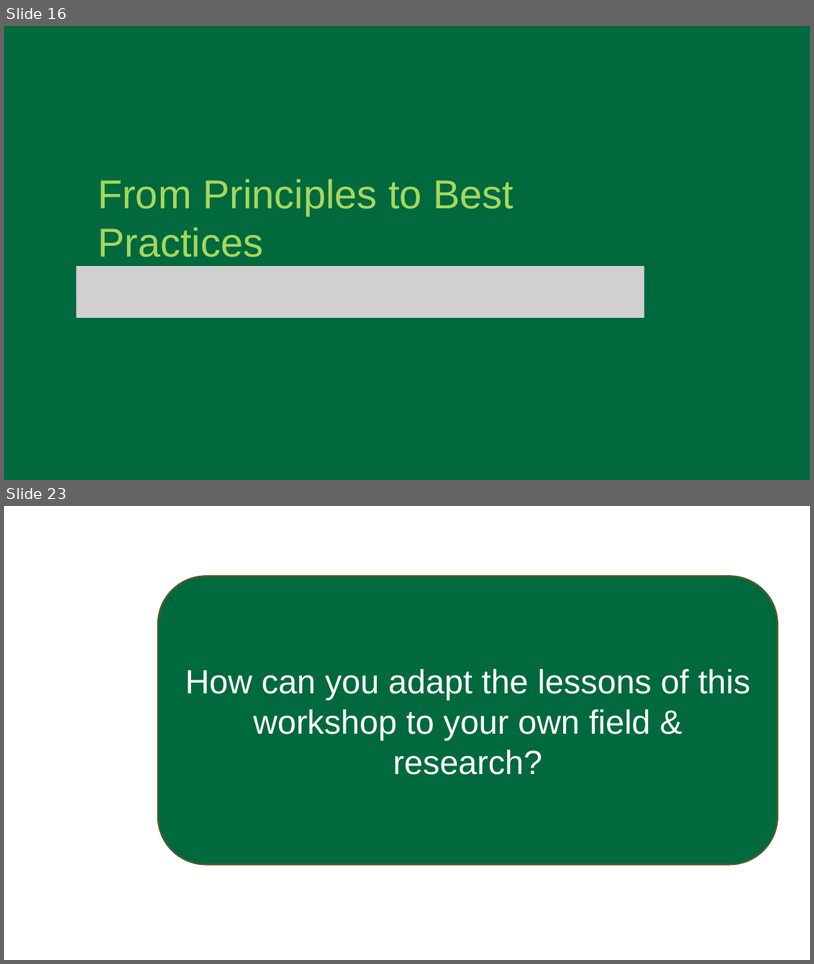
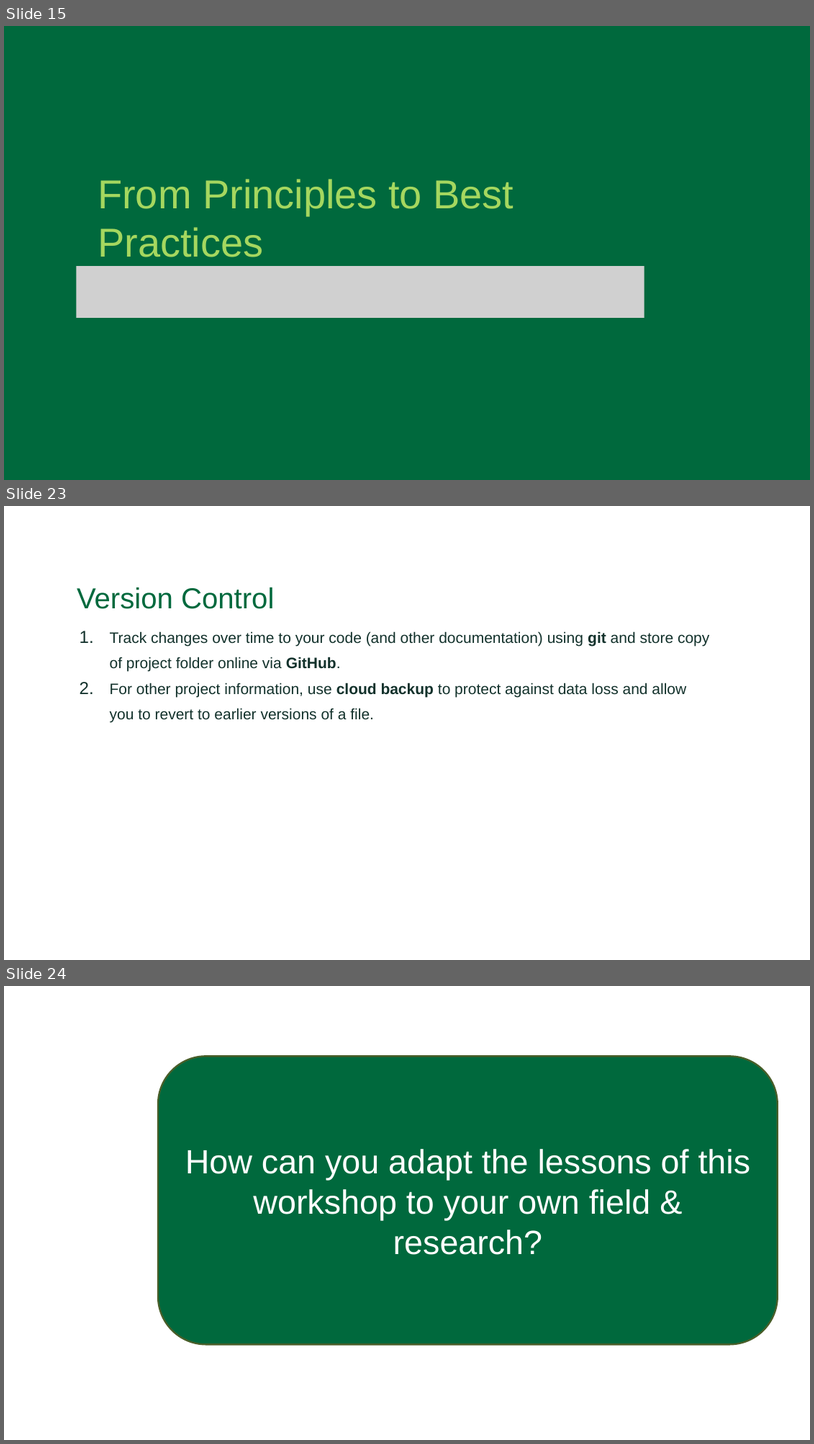
Before and after one commit to Dartmouth-Libraries/r_research-fundamentals_ws, a slide deck: slides/04a_Computation-Research_Best-Practices.pptx. Shown one above the other, each under a label of ours: slides 16 and 23 before the commit, slides 15, 23 and 24 after it; the slides between them are not shown. The pictures are 814x964 and 814x1444 pixels, drawn with LibreOffice and Linux fonts; fonts in the diff are those of the drawing; grey boxes stand for pictures; background and template pictures are left out. Boxes give left, top, right and bottom in pixels: in the first picture for what was removed or moved away, otherwise in the second. Text is boxed around its words. In the diff, an @@ line names an element or a change of style, - is before the commit and + after.

```diff
--- a/slides/04a_Computation-Research_Best-Practices.pptx
+++ b/slides/04a_Computation-Research_Best-Practices.pptx
@@ slide 23 added at (4, 506, 810, 960), background #FFFFFF @@
@@ text added at (77, 587, 274, 609), 34.5 pt, text #00693D @@
+Version Control
@@ text added at (110, 631, 710, 722), 18 pt, text #12312B @@
+  1. Track changes over time to your code (and other documentation) using git and store copy of project folder online via GitHub.
+  2. For other project information, use cloud backup to protect against data loss and allow you to revert to earlier versions of a file.
@@ what was slide 16 is now slide 15 @@
@@ what was slide 23 is now slide 24 @@
```
Also in this commit, not shown: 4 slides changed, 6 other slides added, 3 slides removed.
